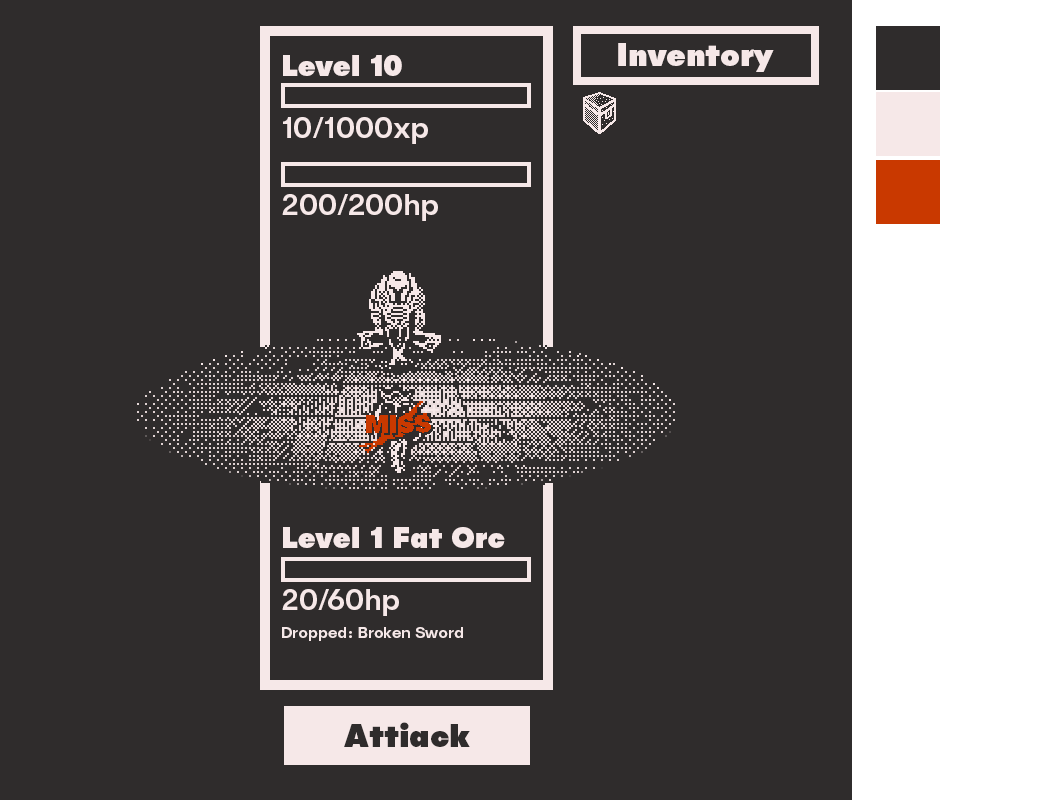
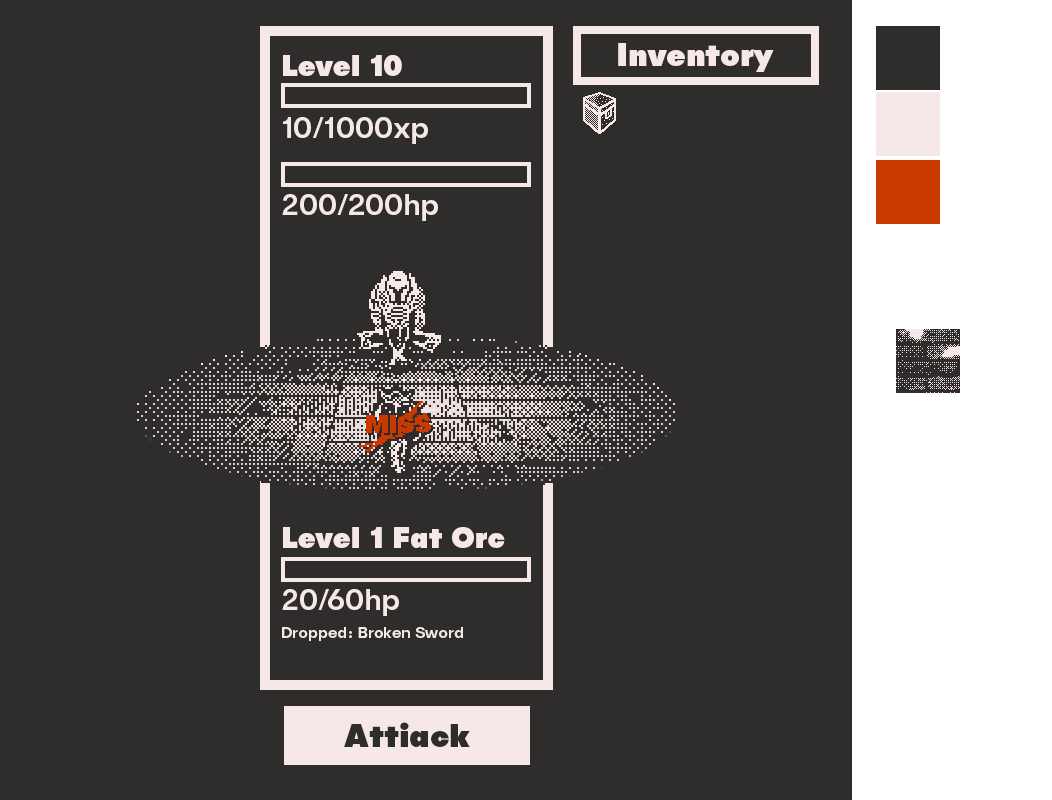
The second 1052×800 image is a revision of the first. Changes to its layers:
added layer "brick tile shade" above "brick tile" over 896, 329, 960, 393
added layer "brick tile" above "hero 1x" over 896, 329, 960, 393
